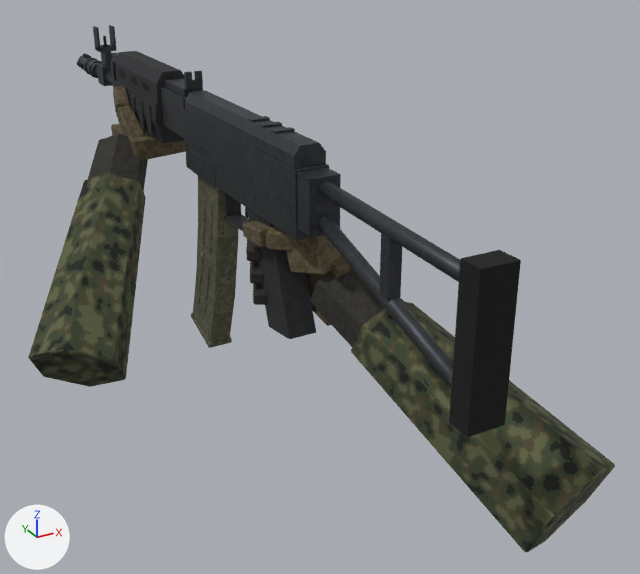
Two versions of the glTF model zasoby/modele/kwarc.glb, one commit apart.
Rendered twice from a 50 mm lens placed at (-0.345, -0.641, 0.227), pointed at (0.084, 0.139, -0.163). The lights are fixed; the arrows at lower left show +X, +Y and +Z. The picture after the commit comes second. Where no turn or scale is listed for an object, it has been applied to the vertices. Vertices at exactly the same position are counted once.

Objects in the first picture: 'korpus', 'magazynek', 'reka_l', 'reka_p'.
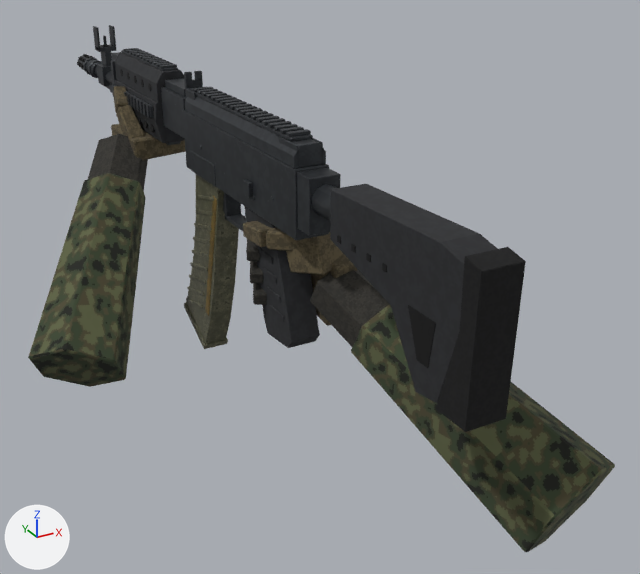
The change, as a list of edits to the scene's bpy script:
```text
Change me_korpus:
    remove me_korpus.from_pydata(...)  # 1696 vertices, 3160 faces; spans x -0.025..0.025, y -0.247..0.723, z -0.156..0.066
    add me_korpus.from_pydata(...)  # 4338 vertices, 8040 faces; spans x -0.028..0.028, y -0.25..0.723, z -0.164..0.066
    me_korpus part 1: the loose piece of 24 vertices spanning x -0.009..0.009, y 0.05..0.058, z 0.038..0.04 is moved by (0.0, -0.029, 0.004)
    me_korpus part 2: the loose piece of 24 vertices spanning x -0.009..0.009, y 0.075..0.083, z 0.038..0.04 is moved by (0.0, -0.042, 0.004)
    me_korpus part 3: the loose piece of 24 vertices spanning x -0.009..0.009, y 0.1..0.108, z 0.038..0.04 is moved by (0.0, -0.055, 0.004)
    me_korpus part 4: the loose piece of 24 vertices spanning x -0.006..0.006, y -0.13..-0.118, z -0.052..0.004 is scaled about its middle by (1.77, 0.483, 0.0475), then moved by (0.0, 0.185, 0.066)
    me_korpus part 5: the loose piece of 24 vertices spanning x -0.025..-0.023, y 0.379..0.392, z -0.028..0.006 is scaled about its middle by (0.885, 0.461, 0.399), then moved by (-0.004, -0.025, 0.012), in mat_stal_bron (picture img_stal_bron)
    me_korpus part 6: the loose piece of 24 vertices spanning x -0.016..0.016, y -0.247..-0.226, z -0.104..0.018 is scaled about its middle by (0.0489, 0.28, 0.11), then moved by (0.027, 0.609, 0.044), in mat_stal_bron (picture img_stal_bron)
    me_korpus part 7: the loose piece of 32 vertices spanning x -0.006..0.006, y -0.228..-0.02, z -0.008..0.012 is rebuilt with 40 vertices and now spans x -0.013..0.013, y -0.196..-0.016, z -0.018..0.01
    me_korpus part 8: the loose piece of 32 vertices spanning x -0.006..0.006, y -0.23..-0.018, z -0.094..-0.018 is rebuilt with 42 vertices and now spans x -0.016..0.016, y -0.232..-0.06, z -0.1..0.022, in mat_polimer (picture img_polimer)
    me_korpus part 9: the loose piece of 28 vertices spanning x -0.014..0.014, y 0.02..0.108, z -0.156..-0.045 is rebuilt with 52 vertices and now spans x -0.015..0.015, y 0.014..0.112, z -0.164..-0.045
    me_korpus part 10: 28 vertices moved within x -0.019..0.019, y 0.41..0.716, z -0.002..0.028; 133 vertices removed from x -0.022..0.022, y 0.118..0.722, z -0.066..0.066; 2469 vertices added at x -0.026..0.026, y -0.25..0.716, z -0.135..0.065
    other edits to the shape of me_korpus do not show in these pictures
Change me_magazynek:
    remove me_magazynek.from_pydata(...)  # 202 vertices, 364 faces; spans x -0.014..0.014, y 0.182..0.285, z -0.255..-0.03
    add me_magazynek.from_pydata(...)  # 572 vertices, 1052 faces; spans x -0.015..0.015, y 0.18..0.306, z -0.263..-0.024
    me_magazynek part 11: the loose piece of 24 vertices spanning x -0.014..0.014, y 0.228..0.285, z -0.255..-0.232 is scaled about its middle by (0.00585, -0.929, 0.674), then moved by (-0.013, -0.014, 0.102)
    me_magazynek part 12: the loose piece of 48 vertices spanning x -0.013..0.013, y 0.182..0.283, z -0.25..-0.03 is rebuilt with 56 vertices and now spans x -0.013..0.013, y 0.18..0.304, z -0.258..-0.03
    me_magazynek part 13: 130 vertices removed from x -0.014..0.014, y 0.199..0.266, z -0.216..-0.069; 420 vertices added at x -0.015..0.015, y 0.185..0.306, z -0.263..-0.059
    other edits to the shape of me_magazynek do not show in these pictures
    add me_magazynek.materials.append(mat_stal_bron)  # picture img_stal_bron
    add me_magazynek.materials.append(mat_naboje_w_mag)  # picture img_naboje_w_mag
```

What differs and where, as boxes (x1, y1, x2, y2) in the pictures (640 x 574 px; the box of a moved part takes in the faces that stretch with it):
'korpus', reshaped: before (77, 25, 521, 437); after (77, 25, 526, 432)
'magazynek', reshaped (14% wider): before (191, 176, 239, 348); after (184, 173, 239, 349)
part 1 of me_korpus, moved or reshaped: before (272, 127, 295, 133); after (286, 129, 311, 137)
part 2 of me_korpus, moved or reshaped: before (260, 122, 282, 127); after (280, 126, 304, 134)
part 3 of me_korpus, moved or reshaped: before (248, 116, 270, 122); after (274, 124, 298, 131)
part 4 of me_korpus, moved or reshaped: before (379, 232, 402, 300); after (268, 121, 292, 128)
part 5 of me_korpus, moved or reshaped: before (138, 100, 145, 130); after (143, 103, 147, 116)
part 6 of me_korpus, moved or reshaped (not visible afterwards): before (449, 250, 521, 437)
part 7 of me_korpus, rebuilt: before (318, 181, 460, 282); after (311, 184, 337, 221)
part 8 of me_korpus, rebuilt: before (318, 215, 453, 389); after (330, 184, 498, 403)
part 9 of me_korpus, rebuilt (10% wider, 8% taller): before (247, 208, 316, 339); after (244, 206, 320, 348)
part 10 of me_korpus, built on: before (77, 25, 247, 218); after (77, 27, 526, 432)
part 11 of me_magazynek, moved or reshaped: before (191, 313, 232, 348); after (192, 250, 209, 258)
part 12 of me_magazynek, rebuilt (15% wider): before (193, 176, 239, 343); after (186, 173, 239, 344)
part 13 of me_magazynek, built on: before (196, 197, 213, 315); after (184, 195, 228, 349)
